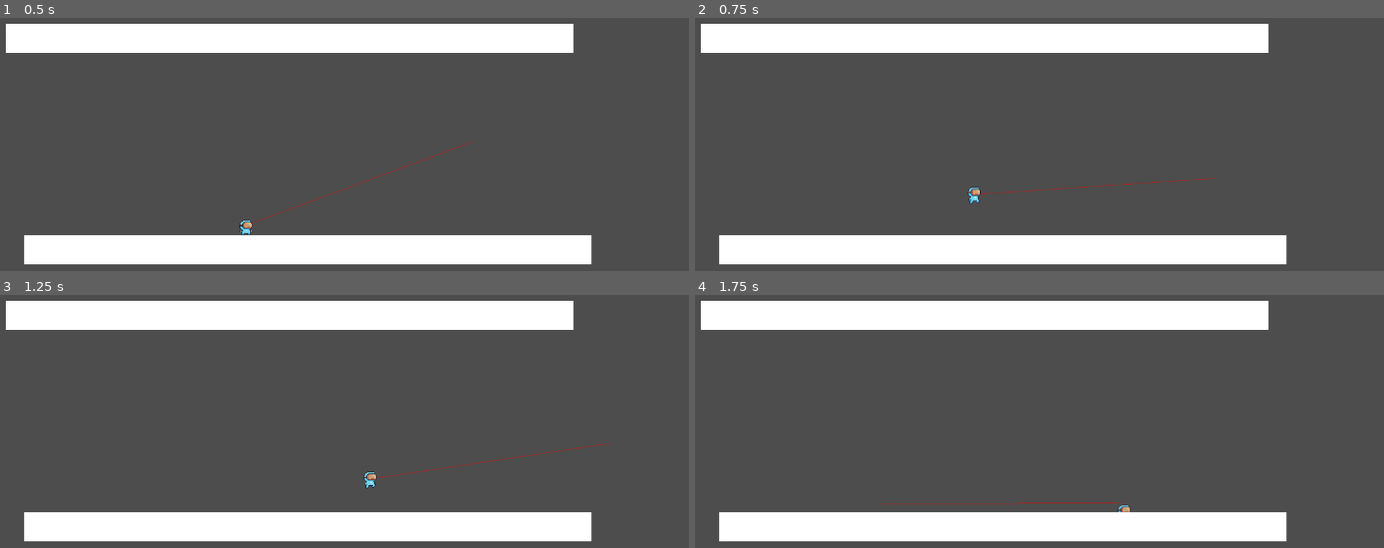
Above: before the commit, frames 1-4 (two rows, left to right).
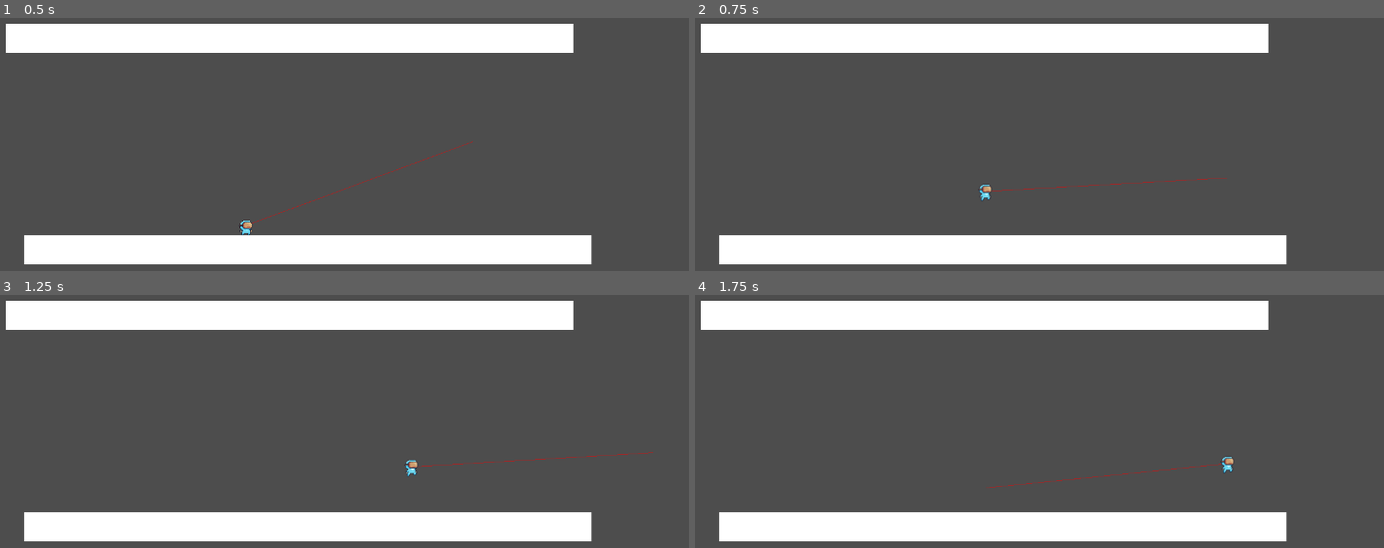
Above: after the commit, the same moments.

Repository: tmoss0/Project-Plant
Game: Godot game, scene res://scenes/levels/level_1/level_1.tscn
Same seed, same stepped clock (60 frames per second), same inputs: the game is played once before the commit and once after it.
Inputs (mouse positions are in pixels of both pictures, inside the frame that each line leads up to):
- Up to frame 1 (0.5 s): no input
- Up to frame 2 (0.75 s): move the mouse to (1163, 182) at 0.52 s; hold D (move_right) from 0.53 s (still down); hold Space (jump) from 0.53 s (still down)
- Up to frame 3 (1.25 s): keep holding D (move_right); keep holding Space (jump)
- Up to frame 4 (1.75 s): keep holding D (move_right); move the mouse to (839, 504) at 1.27 s; release Space (jump) at 1.28 s; tap C (burrow) at 1.35 s; tap Space (jump) at 1.52, 1.55 s

Frame 1 is identical in both runs. In frame 2, 0.4% of the frame differs, in the area x 39-78%, y 63-74%; in frame 3, 0.4%, in the area x 52-95%, y 58-77%; in frame 4, 0.4%.

Commit message:
Remove jump cooldown

Diff:
--- a/scenes/characters/player.tscn
+++ b/scenes/characters/player.tscn
@@ -122,6 +122,7 @@
 collision_mask = 2
 script = ExtResource("1_usb8g")
 speed = 400.0
+jump_velocity = -430.0
 debug_mode = true
 
 [node name="GrapplingHook" type="Node2D" parent="."]
--- a/scenes/levels/level_1/level_1.tscn
+++ b/scenes/levels/level_1/level_1.tscn
@@ -14,7 +14,7 @@
 
 [node name="Player" parent="." instance=ExtResource("1_8dtx3")]
 position = Vector2(548, 284)
-speed = 300.0
+jump_velocity = -430.0
 
 [node name="Platform" type="StaticBody2D" parent="."]
 position = Vector2(-3, -274)
--- a/scripts/player/player.gd
+++ b/scripts/player/player.gd
@@ -2,11 +2,9 @@
 
 @export var speed : float = 300.0
 @export var jump_velocity : float = -400.0
-@export var jump_cooldown : float = 0.3
 @export var debug_mode : bool = false
 var gravity = ProjectSettings.get_setting("physics/2d/default_gravity")
 
 @onready var sprite = $AnimatedSprite2D
 @onready var coyote_timer = $CoyoteTimer
 @onready var grappling_hook = $GrapplingHook
-@onready var jump_cooldown_timer = $JumpCooldownTimer
--- a/scripts/player/state_machine/states/grappled.gd
+++ b/scripts/player/state_machine/states/grappled.gd
@@ -4,10 +4,7 @@
 	pass
 
 func physics_update(_delta: float) -> void:
-	# The GrapplingHookManager now handles movement and input internally
 	if player.grappling_hook.is_hook_attached():
-		# Manager sets the velocity, we handle the movement
 		player.move_and_slide()
 	else:
-		# Grapple has been released, transition to falling
 		finished.emit(FALLING)
--- a/scripts/player/state_machine/states/grappling.gd
+++ b/scripts/player/state_machine/states/grappling.gd
@@ -4,9 +4,7 @@
 	player.grappling_hook.shoot_grapple()
 
 func physics_update(_delta: float) -> void:
-	# The GrapplingHookManager now handles all updates internally
 	if player.grappling_hook.is_traveling():
-		# Hook is traveling - manager handles the movement
 		pass
 	elif player.grappling_hook.is_attached():
 		finished.emit(GRAPPLED)
--- a/scripts/player/state_machine/states/idle.gd
+++ b/scripts/player/state_machine/states/idle.gd
@@ -11,7 +11,7 @@
 		finished.emit(FALLING)
 	elif Input.is_action_pressed("move_left") or Input.is_action_pressed("move_right"):
 		finished.emit(MOVING)
-	elif Input.is_action_pressed("jump") and player.jump_cooldown_timer.is_stopped():
+	elif Input.is_action_pressed("jump"):
 		finished.emit(JUMPING)
 	elif Input.is_action_pressed("grapple"):
 		finished.emit(GRAPPLING)
--- a/scripts/player/state_machine/states/jumping.gd
+++ b/scripts/player/state_machine/states/jumping.gd
@@ -4,7 +4,6 @@
 	player.velocity.y = player.jump_velocity
 	player.sprite.play("jump")
 	player.coyote_timer.stop()
-	player.jump_cooldown_timer.start(player.jump_cooldown)
 
 func physics_update(_delta: float) -> void:
 	var input_direction_x : float = Input.get_axis("move_left", "move_right")
--- a/scripts/player/state_machine/states/moving.gd
+++ b/scripts/player/state_machine/states/moving.gd
@@ -17,7 +17,7 @@
 		if player.debug_mode:
 			print("Transitioning to falling state")
 		finished.emit(FALLING)
-	elif Input.is_action_pressed("jump") and player.jump_cooldown_timer.is_stopped():
+	elif Input.is_action_pressed("jump"):
 		if player.debug_mode:
 			print("Transitioning to jumping state")
 		finished.emit(JUMPING)
